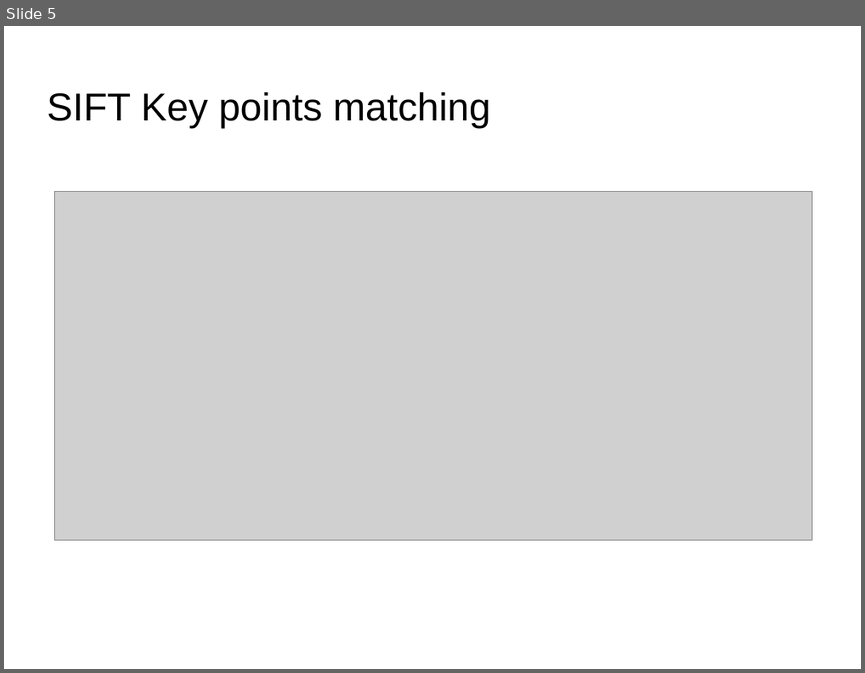
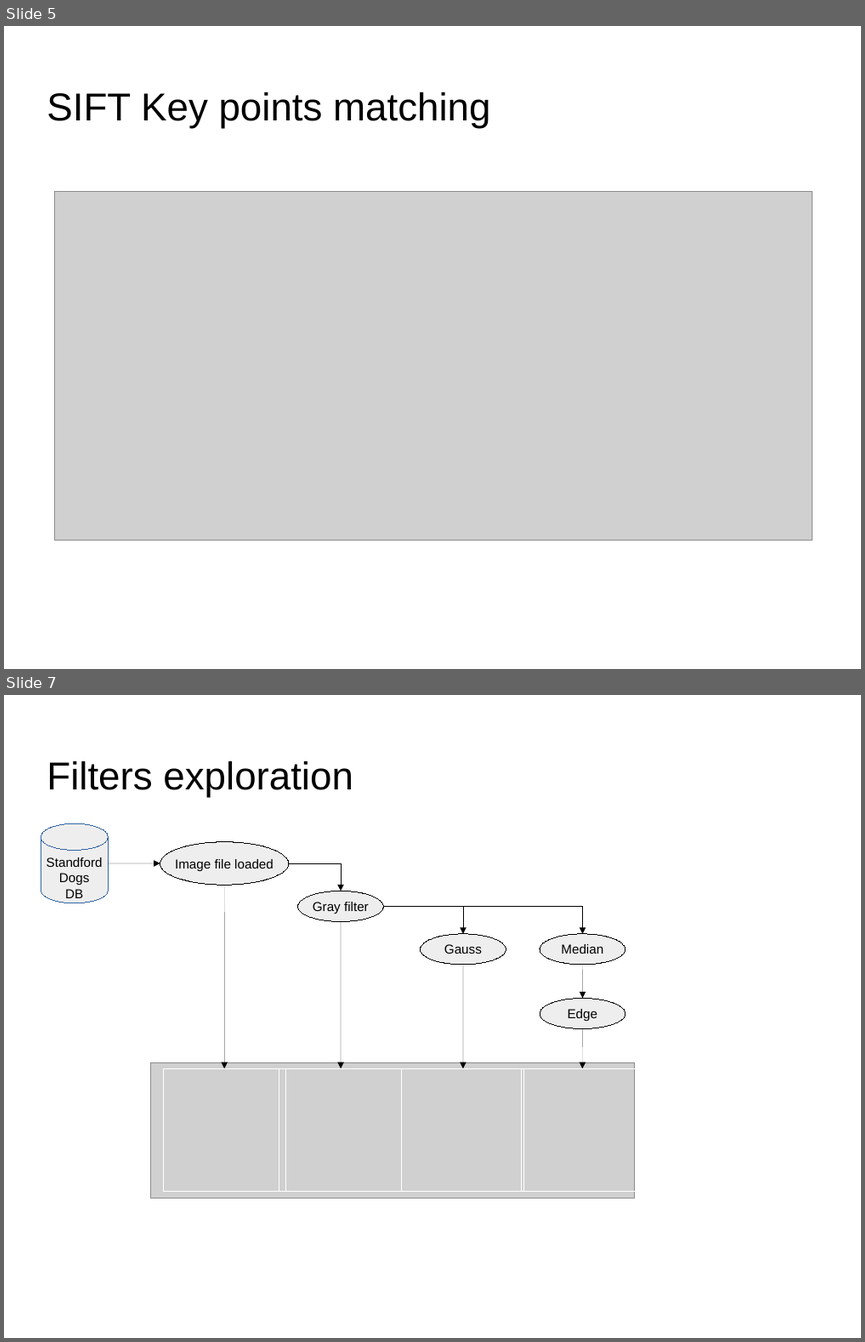
Before and after one commit to dataforcast/OC_Datascientist, a slide deck: P7/report/Openclassrooms_ParcoursDatascientist_P7-V1.odp. Shown one above the other, each under a label of ours: slide 5 before the commit, slides 5 and 7 after it; the slides between them are not shown. The pictures are 865x673 and 865x1342 pixels, drawn with LibreOffice and Linux fonts; fonts in the diff are those of the drawing; grey boxes stand for pictures; background and template pictures are left out. Boxes give left, top, right and bottom in pixels: in the first picture for what was removed or moved away, otherwise in the second. Text is boxed around its words. In the diff, an @@ line names an element or a change of style, - is before the commit and + after.

```diff
--- a/P7/report/Openclassrooms_ParcoursDatascientist_P7-V1.odp
+++ b/P7/report/Openclassrooms_ParcoursDatascientist_P7-V1.odp
@@ slide 7 added at (x1=4, y1=695, x2=861, y2=1338), background picture (left out) @@
@@ title added at (x1=46, y1=761, x2=353, y2=798), 36 pt, text #000000 @@
+Filters exploration
@@ cylinder added at (x1=41, y1=823, x2=109, y2=902), fill #EEEEEE, outline #3465A4 0 pt, 12 pt, text #000000 @@
+Standford
+Dogs
+DB
@@ ellipse added at (x1=160, y1=842, x2=289, y2=885), fill #EEEEEE, outline #000000 0 pt, 12 pt, text #000000 @@
+Image file loaded
@@ arrow added from (109, 863) to (160, 863), #000000 0 pt @@
@@ elbow arrow added from (289, 863) to (341, 891), #000000 0 pt @@
@@ arrow added from (224, 885) to (225, 1068), #000000 0 pt @@
@@ ellipse added at (x1=298, y1=891, x2=383, y2=921), fill #EEEEEE, outline #000000 0 pt, 12 pt, text #000000 @@
+Gray filter
@@ arrow added from (341, 921) to (341, 1068), #000000 0 pt @@
@@ elbow arrow added from (383, 907) to (464, 934), #000000 0 pt @@
@@ elbow arrow added from (383, 907) to (583, 934), #000000 0 pt @@
@@ ellipse added at (x1=420, y1=934, x2=506, y2=964), fill #EEEEEE, outline #000000 0 pt, 12 pt, text #000000 @@
+Gauss
@@ ellipse added at (x1=540, y1=934, x2=625, y2=964), fill #EEEEEE, outline #000000 0 pt, 12 pt, text #000000 @@
+Median
@@ arrow added from (464, 964) to (464, 1068), #000000 0 pt @@
@@ arrow added from (583, 964) to (583, 998), #000000 0 pt @@
@@ ellipse added at (x1=540, y1=998, x2=625, y2=1028), fill #EEEEEE, outline #000000 0 pt, 12 pt, text #000000 @@
+Edge
@@ arrow added from (583, 1028) to (583, 1068), #000000 0 pt @@
@@ picture added at (x1=150, y1=1062, x2=635, y2=1198) @@
@@ rectangle added at (x1=164, y1=1068, x2=285, y2=1191), outline #FFFFFF 0 pt @@
@@ rectangle added at (x1=279, y1=1068, x2=401, y2=1191), outline #FFFFFF 0 pt @@
@@ rectangle added at (x1=402, y1=1068, x2=524, y2=1191), outline #FFFFFF 0 pt @@
@@ rectangle added at (x1=521, y1=1068, x2=643, y2=1191), outline #FFFFFF 0 pt @@
```
Also in this commit, not shown: 9 slides changed, 7 other slides added, 2 slides removed, 7 other files.
